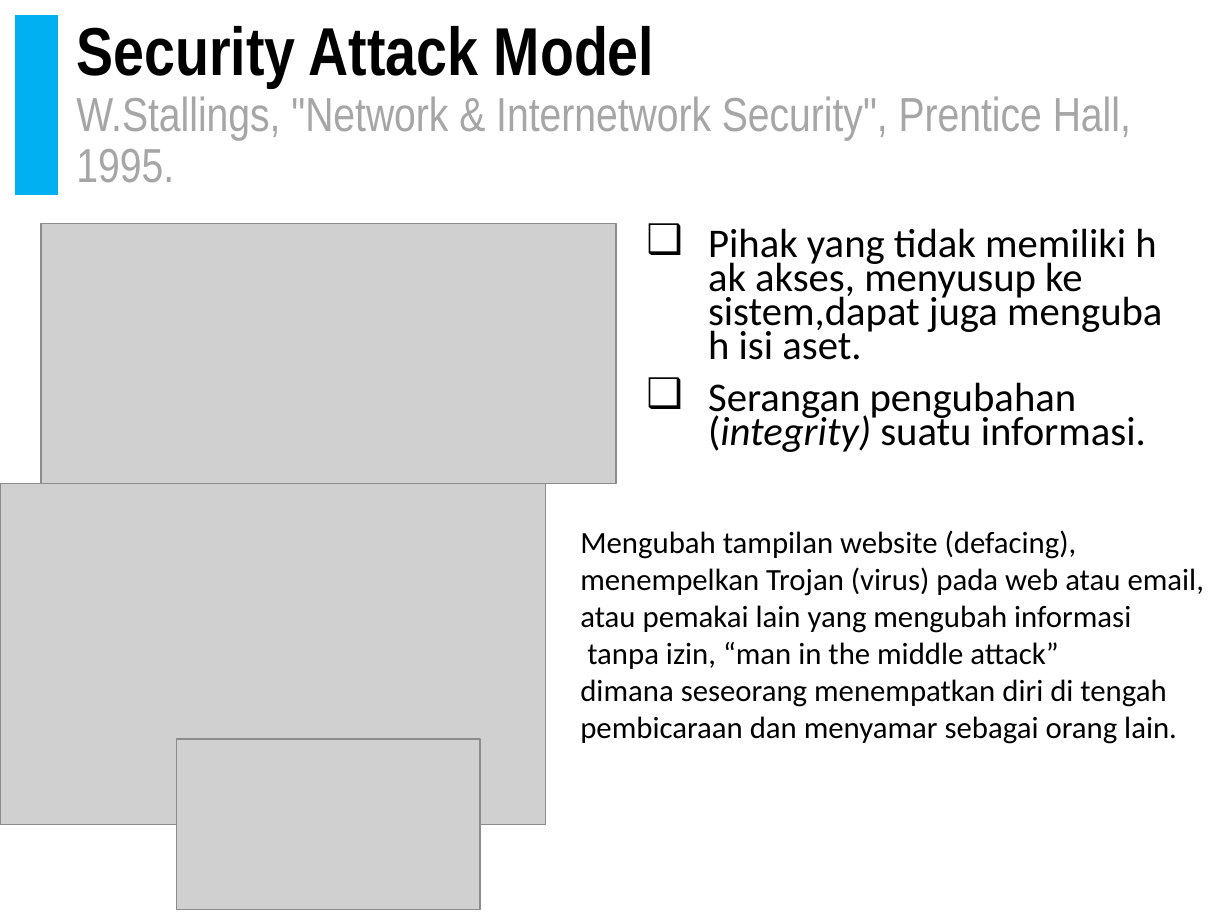
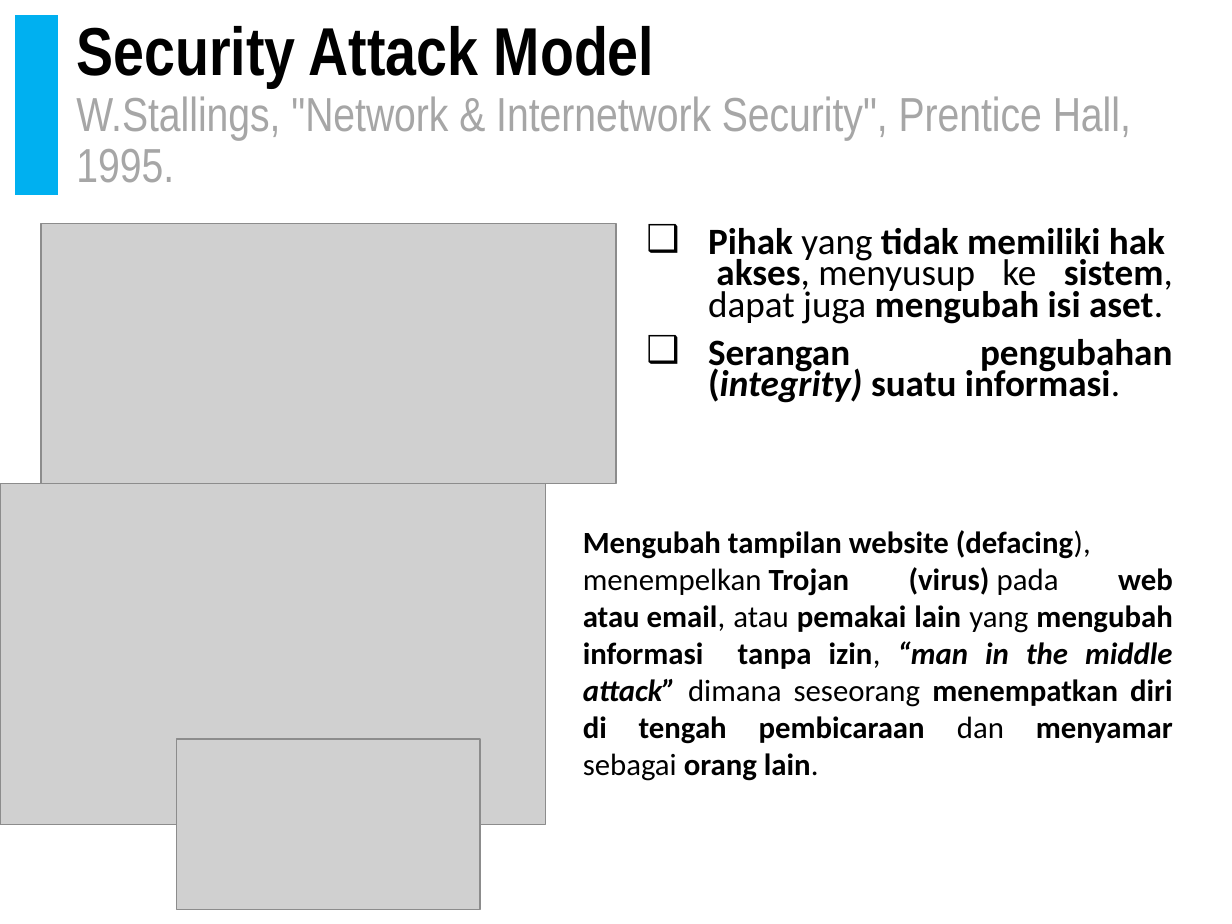
Before and after one commit to doniaft/Keamanan-Informasi, a slide deck: slide 41 of 1. Bahan Ajar/02. Keamanan Informasi - Attack Tree.pptx (slide 42 before the commit). Drawn at 1232x924 pixels with LibreOffice and Linux fonts; fonts in the diff are those of the drawing; grey boxes stand for pictures. Boxes give left, top, right and bottom in pixels: in the first picture for what was removed or moved away, otherwise in the second. Text is boxed around its words. In the diff, an @@ line names an element or a change of style, - is before the commit and + after.

```diff
--- a/1. Bahan Ajar/02. Keamanan Informasi - Attack Tree.pptx
+++ b/1. Bahan Ajar/02. Keamanan Informasi - Attack Tree.pptx
@@ text at box(708, 228, 1173, 324): text changed; size 23.8 to 21.7 pt; bold on @@
-❑ Pihak yang tidak memiliki hak akses, menyusup ke sistem,dapat juga mengubah isi aset.
+❑ Pihak yang tidak memiliki hak akses, menyusup ke sistem, dapat juga mengubah isi aset.
@@ text at box(708, 339, 1172, 403): size 23.8 to 21.7 pt, bold on in "Serangan pengubahan (integrity) suatu informasi."; alignment left to justified @@
@@ text at box(583, 530, 1091, 559): bold on in "Mengubah tampilan website (defacing)," @@
@@ text at box(583, 567, 1173, 781): text changed; bold on @@
-menempelkan Trojan (virus) pada web atau email,
-atau pemakai lain yang mengubah informasi
-tanpa izin, “man in the middle attack”
-dimana seseorang menempatkan diri di tengah
-pembicaraan dan menyamar sebagai orang lain.
+menempelkan Trojan (virus) pada web atau email, atau pemakai lain yang mengubah informasi tanpa izin, “man in the middle attack” dimana seseorang menempatkan diri di tengah pembicaraan dan menyamar sebagai orang lain.
```
Also in this commit, not shown: 19 other slides changed, 1 slide removed, 2 other files.
